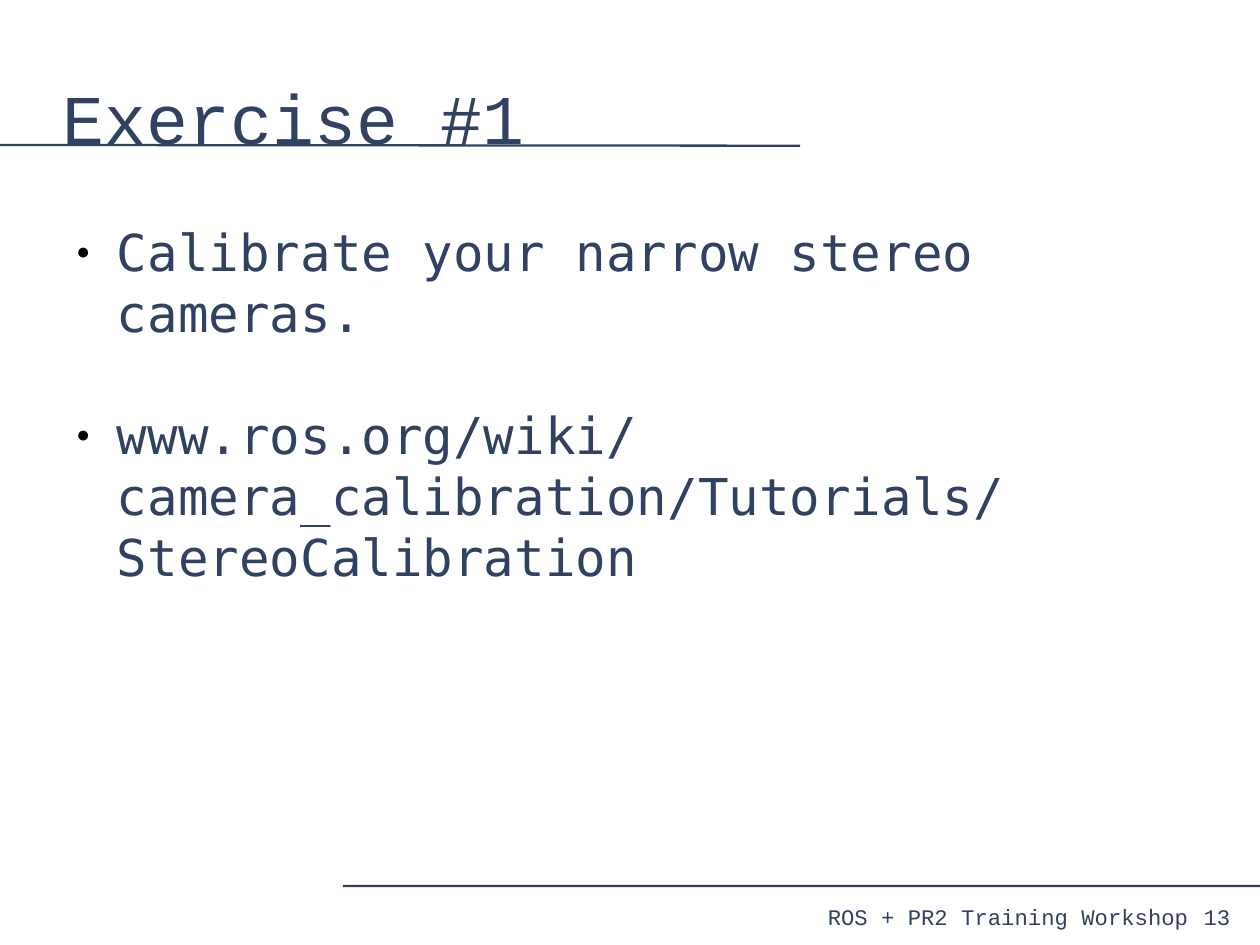
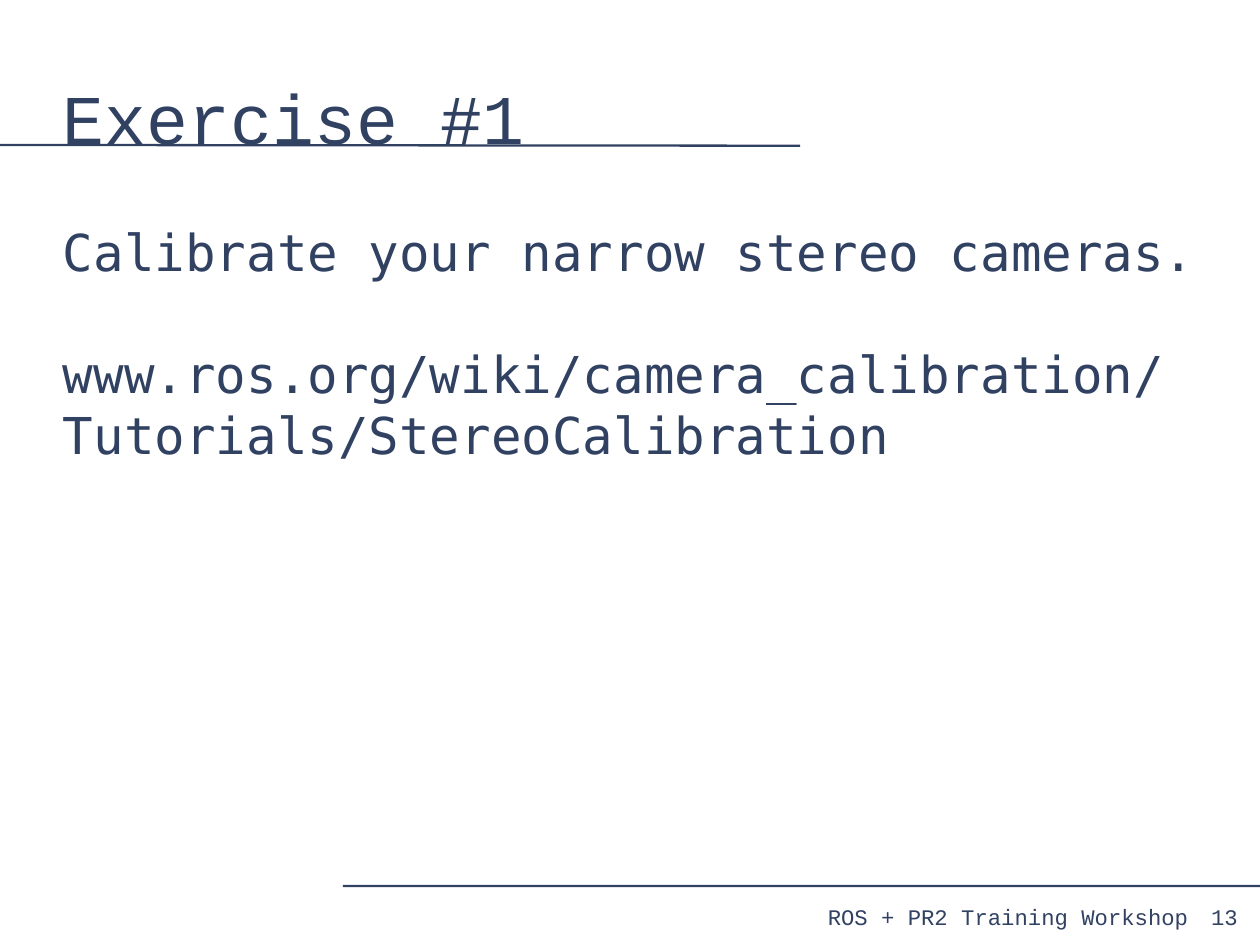
Before and after one commit to PR2/pr2_docs, a slide deck: slide 13 of pr2_training_workshop/processing_camera_data/slides.odp. Drawn at 1260x945 pixels with LibreOffice and Linux fonts; fonts in the diff are those of the drawing. Boxes give left, top, right and bottom in pixels: in the first picture for what was removed or moved away, otherwise in the second. Text is boxed around its words. In the diff, an @@ line names an element or a change of style, - is before the commit and + after.

```diff
--- a/pr2_training_workshop/processing_camera_data/slides.odp
+++ b/pr2_training_workshop/processing_camera_data/slides.odp
@@ text "Calibrate your narrow stereo cameras." at box(63, 232, 1195, 459): bullet ● to none @@
@@ page number: place and size @@
-page number at box(1204, 910, 1231, 926)
+page number at box(1211, 910, 1238, 925)
```
Also in this commit, not shown: 21 other slides changed.
